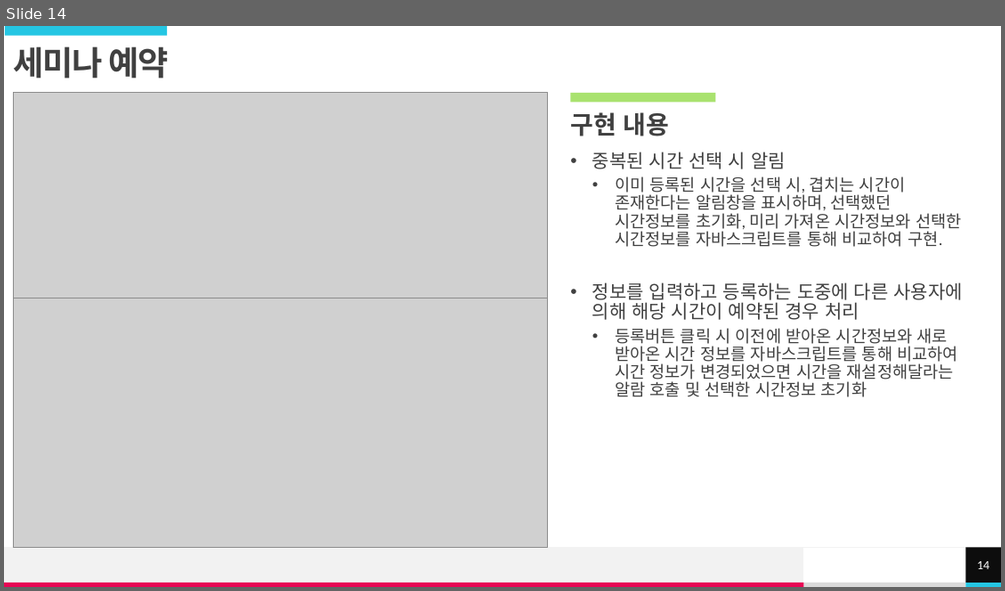
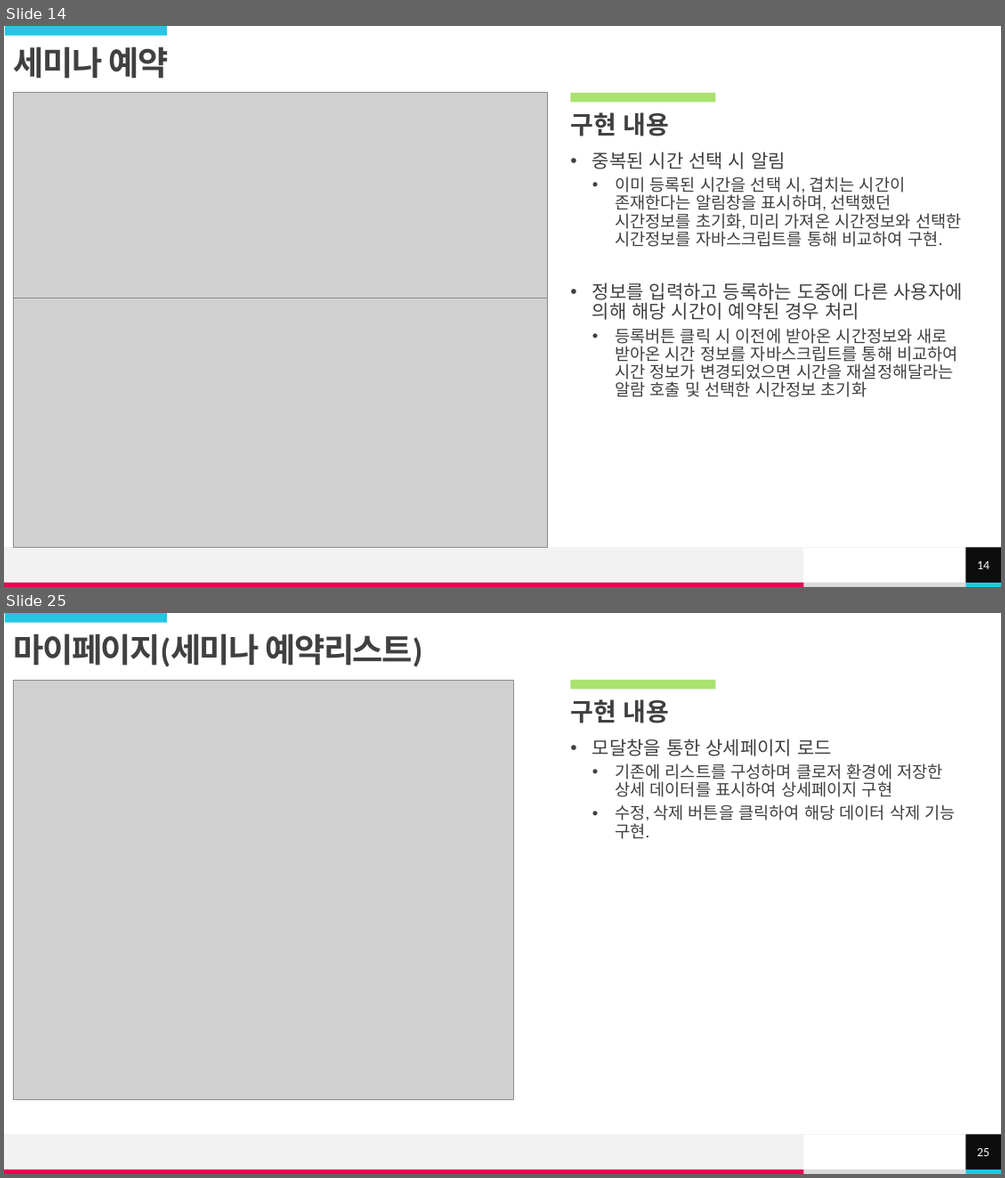
Before and after one commit to hhsw07/ezen-academy-projects, a slide deck: 이형준/my/E-zone.pptx. Shown one above the other, each under a label of ours: slide 14 before the commit, slides 14 and 25 after it; the slides between them are not shown. The pictures are 1005x591 and 1005x1178 pixels, drawn with LibreOffice and Linux fonts; fonts in the diff are those of the drawing; grey boxes stand for pictures. Boxes give left, top, right and bottom in pixels: in the first picture for what was removed or moved away, otherwise in the second. Text is boxed around its words. In the diff, an @@ line names an element or a change of style, - is before the commit and + after.

```diff
--- a/이형준/my/E-zone.pptx
+++ b/이형준/my/E-zone.pptx
@@ slide 25 added at box(4, 613, 1001, 1174), background #FFFFFF; not listed: 5 template elements that a slide beside it also shows @@
@@ rectangle added at box(5, 613, 167, 623), fill #25C6E3 @@
@@ title added at box(14, 633, 423, 667), 32 pt, text #404040, bold @@
+마이페이지(세미나 예약리스트)
@@ picture added at box(14, 680, 514, 1099) @@
@@ rectangle added at box(571, 680, 716, 690), fill #A9E26F @@
@@ text added at box(570, 699, 670, 723), 24 pt, text #404040, bold @@
+구현 내용
@@ text added at box(592, 738, 955, 839), 16 pt, text #404040 @@
+• 모달창을 통한 상세페이지 로드
+  • 기존에 리스트를 구성하며 클로저 환경에 저장한 상세 데이터를 표시하여 상세페이지 구현
+  • 수정, 삭제 버튼을 클릭하여 해당 데이터 삭제 기능 구현.
@@ page number added at box(966, 1135, 1001, 1169), fill #0D0D0D, 12 pt, text #FFFFFF @@
+25
```
Also in this commit, not shown: 1 slide changed, 13 other slides added, 1 other file.
